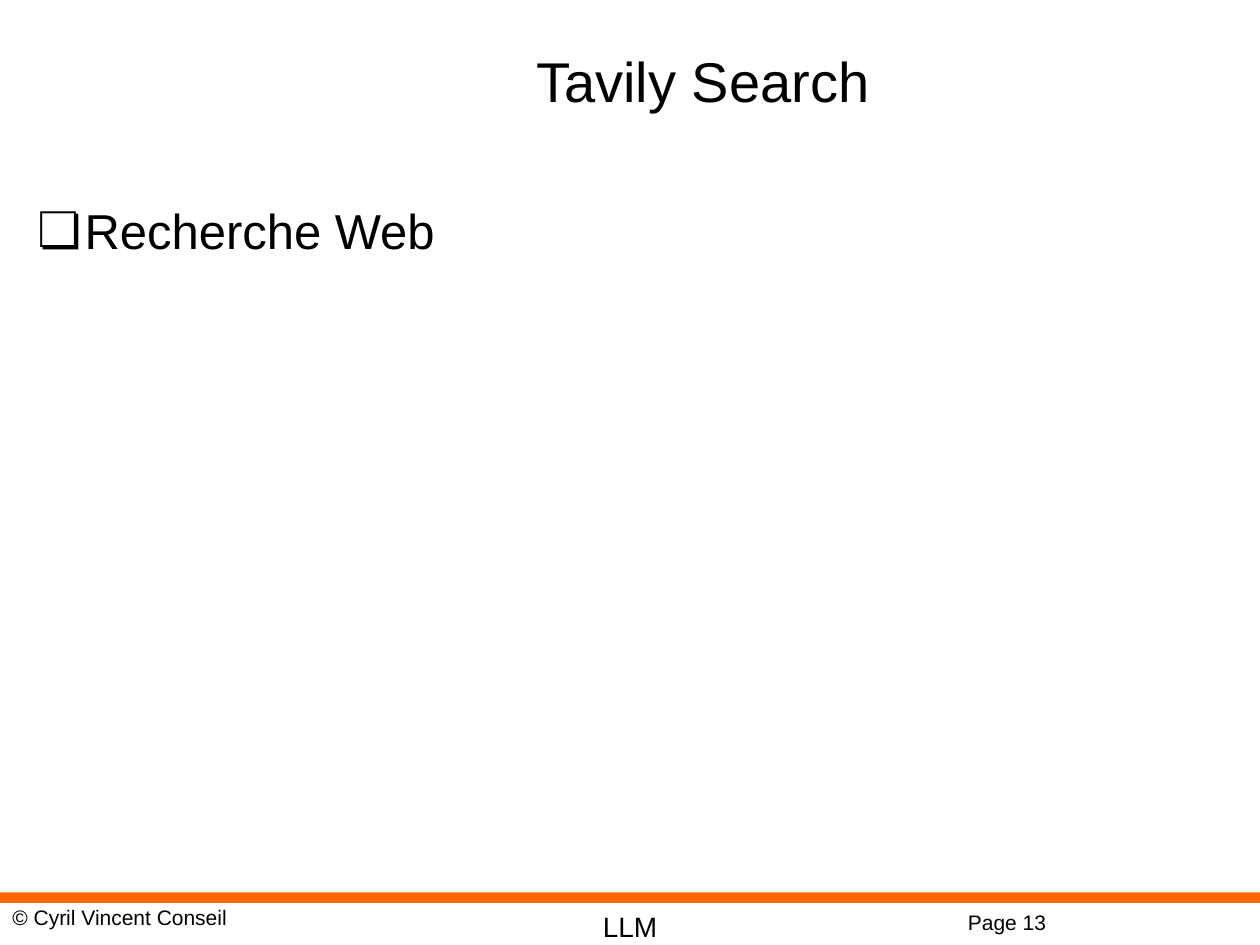
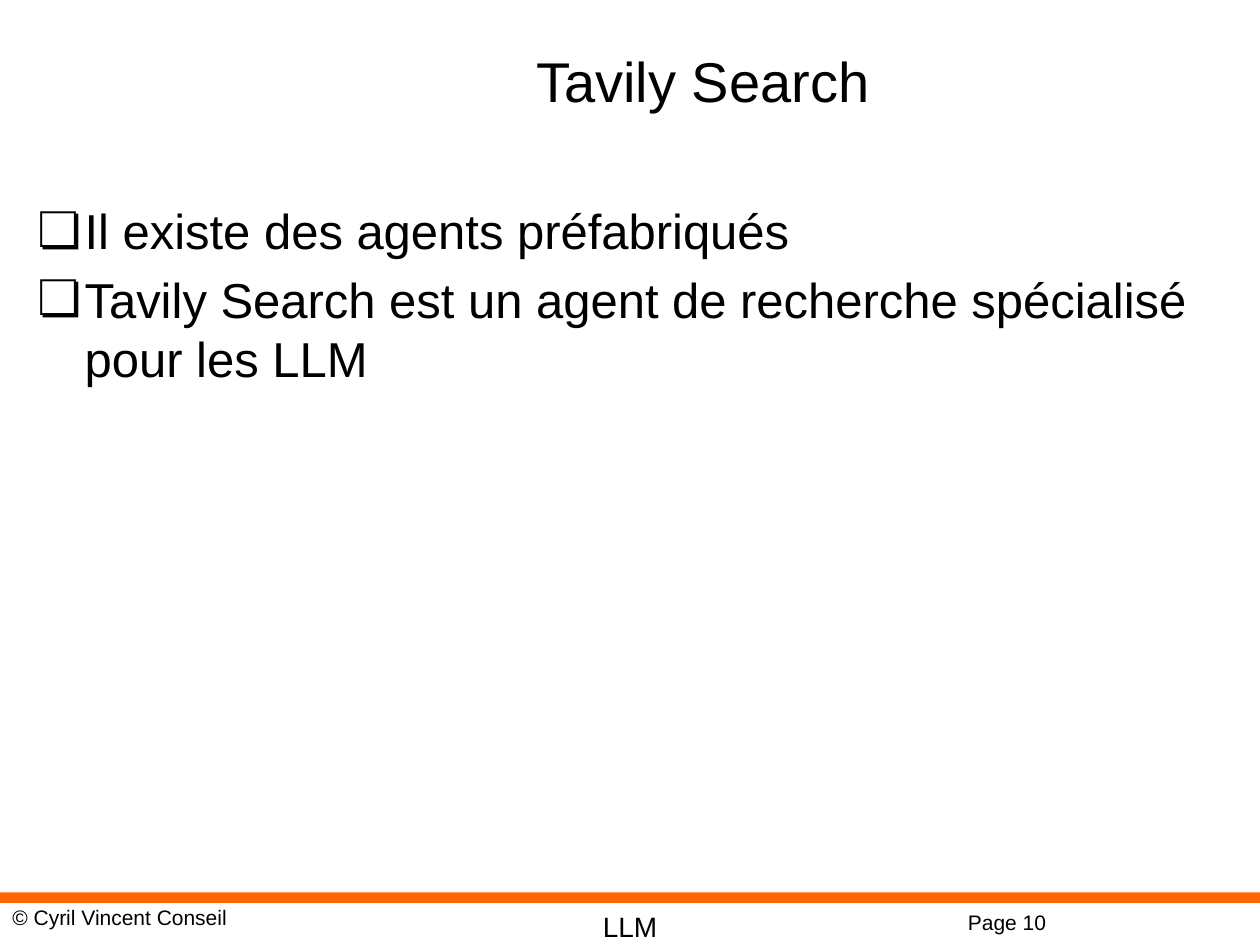
Before and after one commit to cyrilvincent/rag, a slide deck: slide 10 of ppt/RAG11-Persistence-Agent.pptx (slide 13 before the commit). Drawn at 1260x945 pixels with LibreOffice and Linux fonts; fonts in the diff are those of the drawing; background and template pictures are left out. Boxes give left, top, right and bottom in pixels: in the first picture for what was removed or moved away, otherwise in the second. Text is boxed around its words. In the diff, an @@ line names an element or a change of style, - is before the commit and + after.

```diff
--- a/ppt/RAG11-Persistence-Agent.pptx
+++ b/ppt/RAG11-Persistence-Agent.pptx
@@ text at [85,213,1186,387]: text changed @@
-❏ Recherche Web
+❏ Il existe des agents préfabriqués
+❏ Tavily Search est un agent de recherche spécialisé pour les LLM
@@ page number at [968,915,1046,934]: text changed @@
-Page 13
+Page 10
```
Also in this commit, not shown: 1 other slide changed, 3 slides removed, 47 other files.
